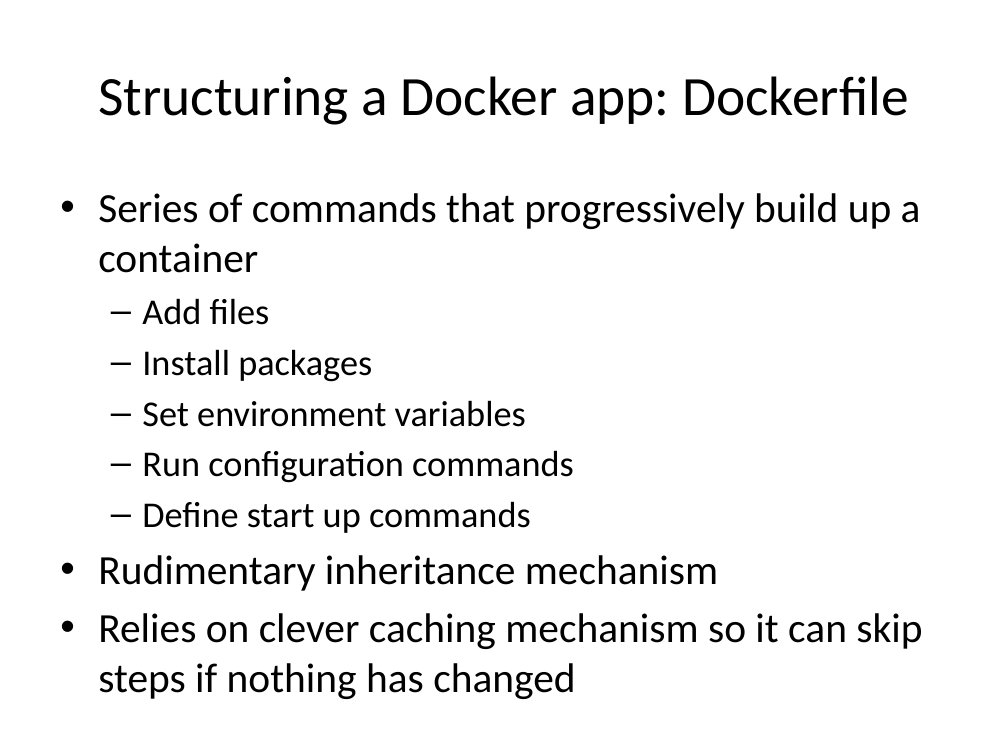
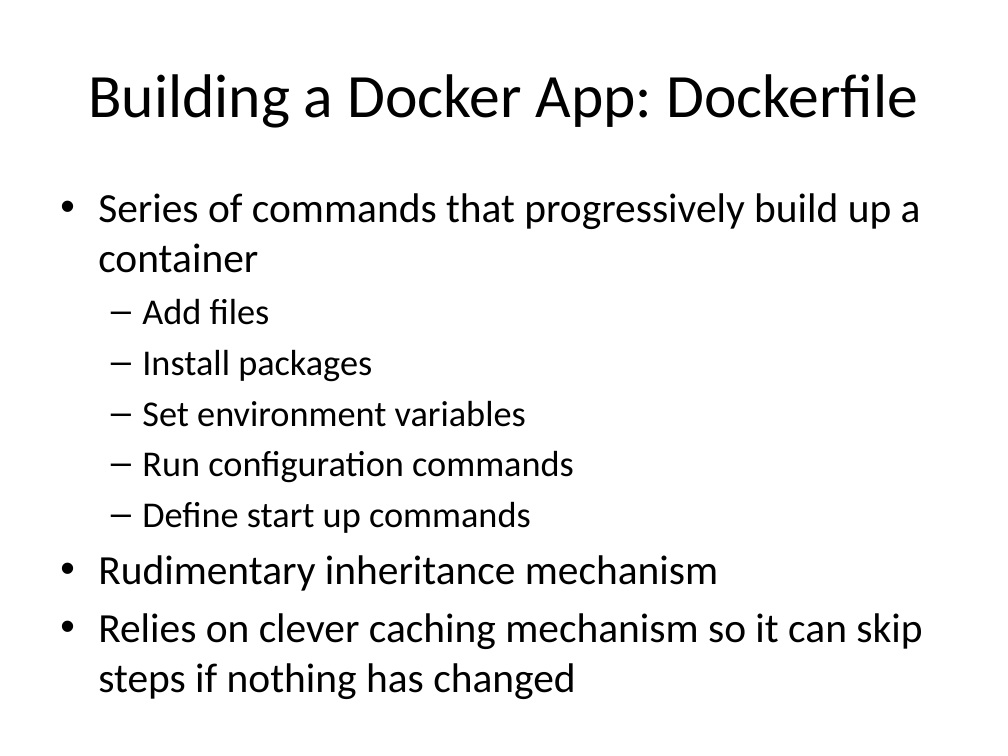
Before and after one commit to AndrewSwerlick/docker-talk, a slide deck: slide 14 of slides.pptx (slide 12 before the commit). Drawn at 1008x756 pixels with LibreOffice and Linux fonts; fonts in the diff are those of the drawing. Boxes give left, top, right and bottom in pixels: in the first picture for what was removed or moved away, otherwise in the second. Text is boxed around its words. In the diff, an @@ line names an element or a change of style, - is before the commit and + after.

Commit message:
adding better conclusion and better explanation of docker networking during the overview

```diff
--- a/slides.pptx
+++ b/slides.pptx
@@ title at [88, 74, 918, 128]: text changed; size 39.6 to 44 pt @@
-Structuring a Docker app: Dockerfile
+Building a Docker App: Dockerfile
```
Also in this commit, not shown: 7 other slides changed, 4 slides added, 1 slide removed.
